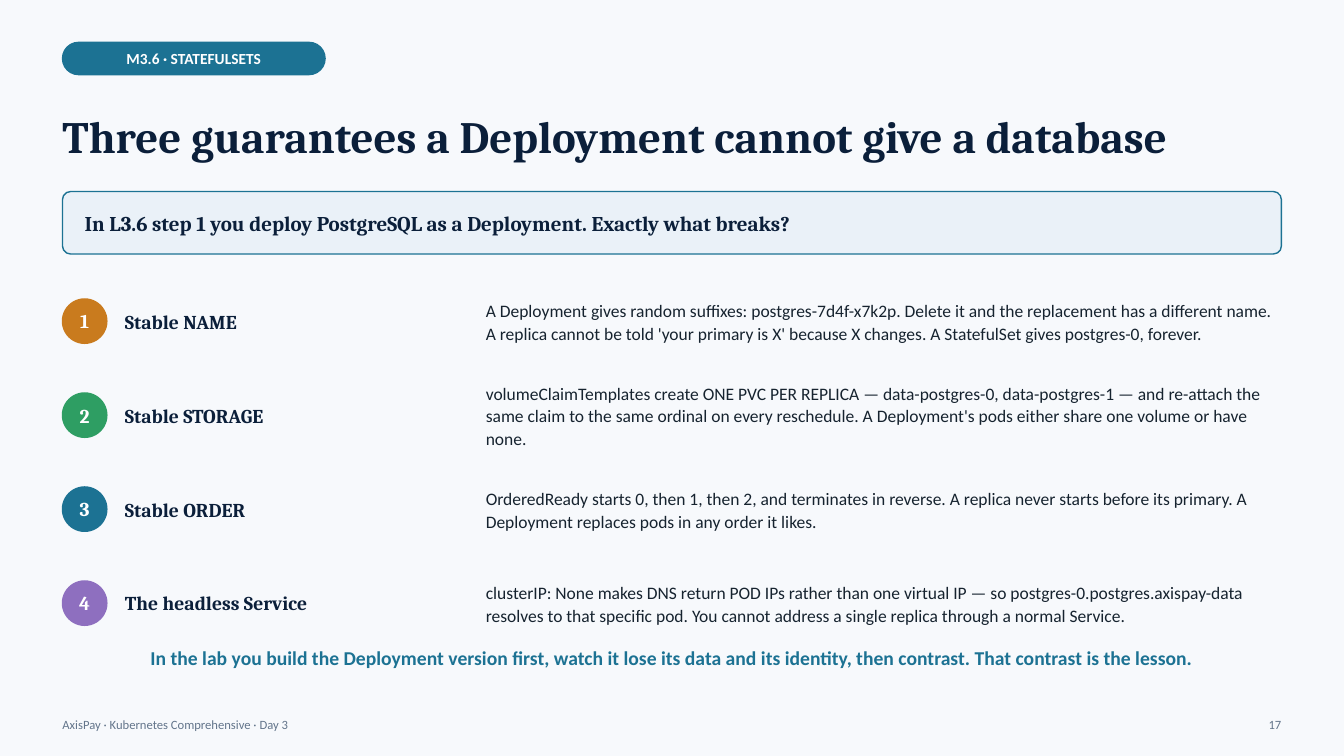
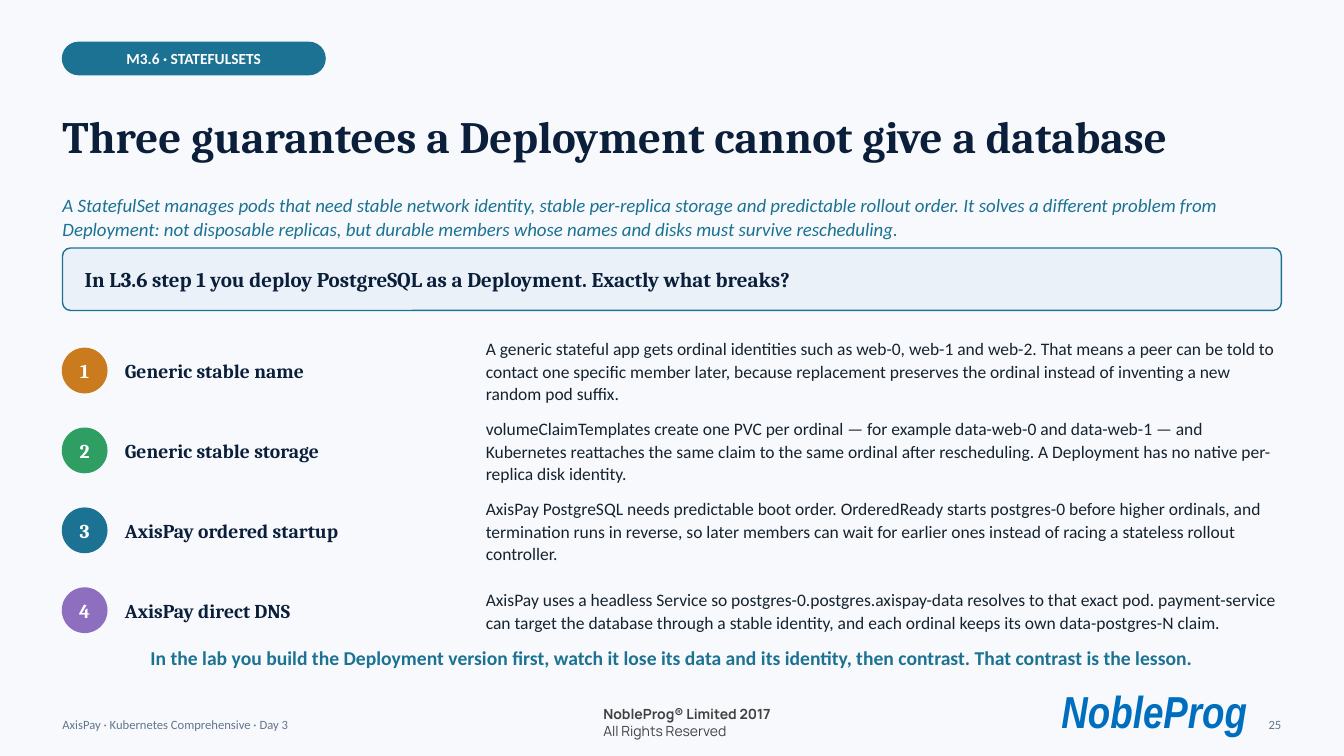
Before and after one commit to kumbulanit/kubernetescompr, a slide deck: slide 25 of days/day3/AxisPay-K8s-Day3.pptx (slide 17 before the commit). Drawn at 1344x756 pixels with LibreOffice and Linux fonts; fonts in the diff are those of the drawing; background and template pictures are left out. Boxes give left, top, right and bottom in pixels: in the first picture for what was removed or moved away, otherwise in the second. Text is boxed around its words. In the diff, an @@ line names an element or a change of style, - is before the commit and + after.

```diff
--- a/days/day3/AxisPay-K8s-Day3.pptx
+++ b/days/day3/AxisPay-K8s-Day3.pptx
@@ text added at (x1=62, y1=199, x2=1217, y2=240), 13.5 pt, text #1C7293, italic @@
+A StatefulSet manages pods that need stable network identity, stable per-replica storage and predictable rollout order. It solves a different problem from Deployment: not disposable replicas, but durable members whose names and disks must survive rescheduling.
@@ rounded rectangle moved from (x1=63, y1=192, x2=1281, y2=254) to (x1=63, y1=248, x2=1281, y2=311) @@
@@ text "In L3.6 step 1 you ..." moved from (x1=85, y1=216, x2=790, y2=236) to (x1=85, y1=272, x2=790, y2=292) @@
@@ text removed at (x1=486, y1=305, x2=1272, y2=343) @@
-A Deployment gives random suffixes: postgres-7d4f-x7k2p. Delete it and the replacement has a different name. A replica cannot be told 'your primary is X' because X changes. A StatefulSet gives postgres-0, forever.
@@ text "1" moved from (x1=80, y1=315, x2=89, y2=328) to (x1=80, y1=365, x2=89, y2=378) @@
@@ ellipse moved from (x1=63, y1=299, x2=107, y2=344) to (x1=63, y1=349, x2=107, y2=393) @@
@@ text added at (x1=486, y1=343, x2=1274, y2=403), 12.5 pt, text #16232F @@
+A generic stateful app gets ordinal identities such as web-0, web-1 and web-2. That means a peer can be told to contact one specific member later, because replacement preserves the ordinal instead of inventing a new random pod suffix.
@@ text at (x1=125, y1=364, x2=304, y2=379): text changed @@
-Stable NAME
+Generic stable name
@@ text "2" moved from (x1=80, y1=409, x2=90, y2=423) to (x1=80, y1=444, x2=90, y2=458) @@
@@ ellipse moved from (x1=63, y1=393, x2=107, y2=438) to (x1=63, y1=429, x2=107, y2=473) @@
@@ text at (x1=125, y1=444, x2=319, y2=463): text changed @@
-Stable STORAGE
+Generic stable storage
@@ text at (x1=486, y1=423, x2=1270, y2=483): text changed @@
-volumeClaimTemplates create ONE PVC PER REPLICA — data-postgres-0, data-postgres-1 — and re-attach the same claim to the same ordinal on every reschedule. A Deployment's pods either share one volume or have none.
+volumeClaimTemplates create one PVC per ordinal — for example data-web-0 and data-web-1 — and Kubernetes reattaches the same claim to the same ordinal after rescheduling. A Deployment has no native per-replica disk identity.
@@ text "3" moved from (x1=80, y1=502, x2=90, y2=516) to (x1=80, y1=524, x2=90, y2=538) @@
@@ ellipse moved from (x1=63, y1=487, x2=107, y2=531) to (x1=63, y1=508, x2=107, y2=553) @@
@@ text removed at (x1=125, y1=503, x2=245, y2=518) @@
-Stable ORDER
@@ text at (x1=486, y1=503, x2=1261, y2=560): text changed @@
-OrderedReady starts 0, then 1, then 2, and terminates in reverse. A replica never starts before its primary. A Deployment replaces pods in any order it likes.
+AxisPay PostgreSQL needs predictable boot order. OrderedReady starts postgres-0 before higher ordinals, and termination runs in reverse, so later members can wait for earlier ones instead of racing a stateless rollout controller.
@@ text added at (x1=125, y1=524, x2=338, y2=543), 14 pt, text #0B1F3A, bold @@
+AxisPay ordered startup
@@ text "4" moved from (x1=79, y1=596, x2=90, y2=610) to (x1=79, y1=604, x2=90, y2=618) @@
@@ ellipse moved from (x1=63, y1=581, x2=107, y2=625) to (x1=63, y1=588, x2=107, y2=632) @@
@@ text removed at (x1=125, y1=596, x2=307, y2=610) @@
-The headless Service
@@ text at (x1=486, y1=594, x2=1275, y2=632): text changed @@
-clusterIP: None makes DNS return POD IPs rather than one virtual IP — so postgres-0.postgres.axispay-data resolves to that specific pod. You cannot address a single replica through a normal Service.
+AxisPay uses a headless Service so postgres-0.postgres.axispay-data resolves to that exact pod. payment-service can target the database through a stable identity, and each ordinal keeps its own data-postgres-N claim.
@@ text added at (x1=125, y1=604, x2=290, y2=622), 14 pt, text #0B1F3A, bold @@
+AxisPay direct DNS
@@ text added at (x1=603, y1=708, x2=771, y2=740), 10 pt, text #414141, bold @@
+NobleProg® Limited 2017
+All Rights Reserved
@@ text added at (x1=1061, y1=695, x2=1247, y2=737), 32 pt, text #006EBE, bold, italic @@
+NobleProg
@@ text at (x1=1269, y1=721, x2=1282, y2=729): text changed @@
-17
+25
```
Also in this commit, not shown: 24 other slides changed, 10 slides added, 1 slide removed, 27 other files.
